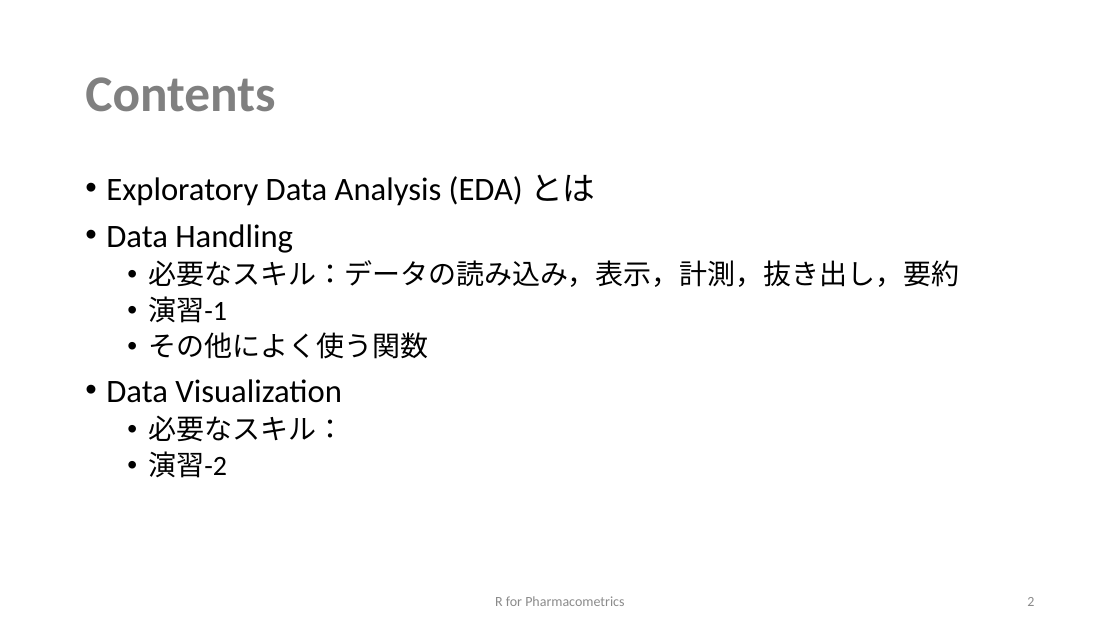
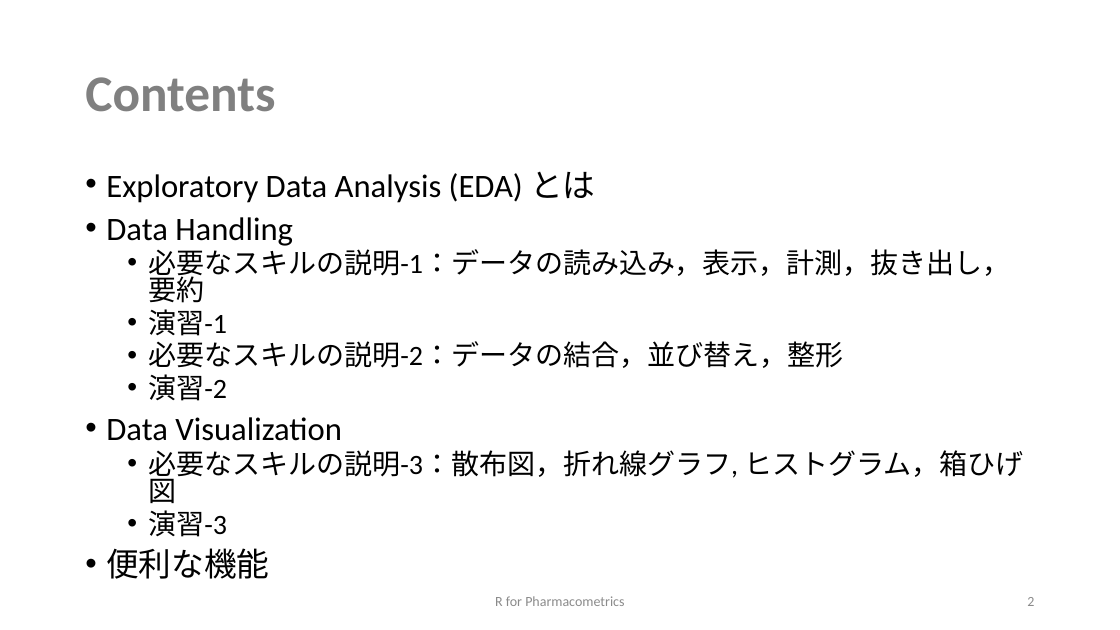
Before and after one commit to MasatoFukae/R-for-PMx, a slide deck: slide 2 of sample/1_data_handling.pptx. Drawn at 1120x630 pixels with LibreOffice and Linux fonts; fonts in the diff are those of the drawing. Boxes give left, top, right and bottom in pixels: in the first picture for what was removed or moved away, otherwise in the second. Text is boxed around its words. In the diff, an @@ line names an element or a change of style, - is before the commit and + after.

```diff
--- a/sample/1_data_handling.pptx
+++ b/sample/1_data_handling.pptx
@@ text at (106, 171, 595, 441): line spacing 0.9 to 0.8 @@
@@ text at (148, 245, 1010, 303): text changed @@
-  • 必要なスキル：データの読み込み，表示，計測，抜き出し，要約
+  • 必要なスキルの説明-1：データの読み込み，表示，計測，抜き出し，要約
@@ text at (148, 341, 843, 401): text changed @@
-  • その他によく使う関数
+  • 必要なスキルの説明-2：データの結合，並び替え，整形
+  • 演習-2
@@ text at (106, 450, 1023, 579): text changed @@
-  • 必要なスキル：
-  • 演習-2
+  • 必要なスキルの説明-3：散布図，折れ線グラフ, ヒストグラム，箱ひげ図
+  • 演習-3
+• 便利な機能
```
Also in this commit, not shown: 7 other slides changed, 2 slides added, 2 other files.
